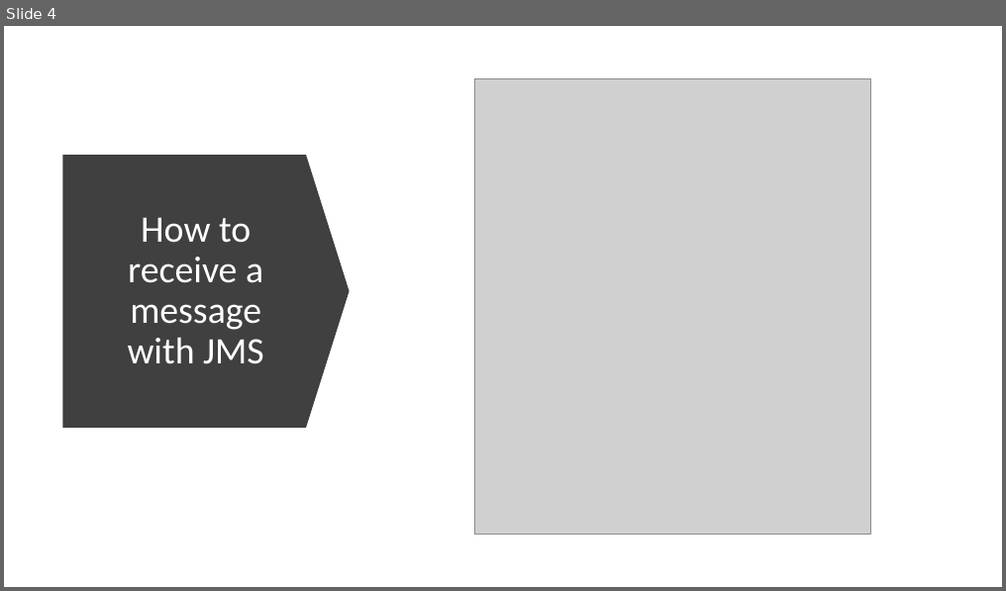
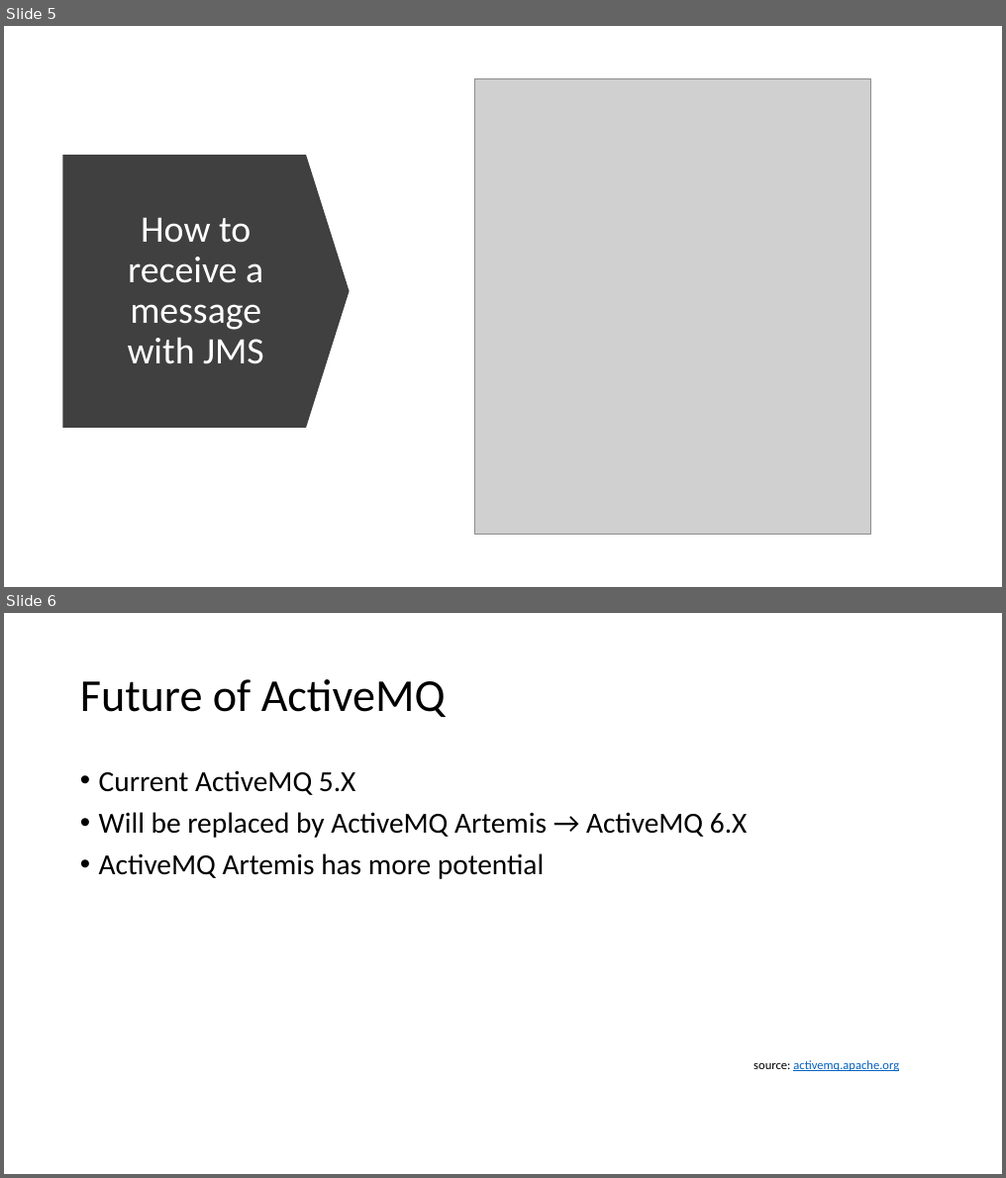
Before and after one commit to FontysVenlo/ActiveMQ_ESDE_FK, a slide deck: Diagrams/presentation.pptx. Shown one above the other, each under a label of ours: slide 4 before the commit, slides 5 and 6 after it. The pictures are 1006x591 and 1006x1178 pixels, drawn with LibreOffice and Linux fonts; fonts in the diff are those of the drawing; grey boxes stand for pictures. Boxes give left, top, right and bottom in pixels: in the first picture for what was removed or moved away, otherwise in the second. Text is boxed around its words. In the diff, an @@ line names an element or a change of style, - is before the commit and + after.

```diff
--- a/Diagrams/presentation.pptx
+++ b/Diagrams/presentation.pptx
@@ slide 6 added at [4,613,1002,1174], background #FFFFFF @@
@@ title added at [80,679,446,717], 44 pt, text #000000 @@
+Future of ActiveMQ
@@ text added at [99,770,899,1071], 28 pt, text #000000 @@
+• Current ActiveMQ 5.X
+• Will be replaced by ActiveMQ Artemis → ActiveMQ 6.X
+• ActiveMQ Artemis has more potential
+source: activemq.apache.org
@@ what was slide 4 is now slide 5 @@
```
Also in this commit, not shown: 1 other slide added, 11 other files.
